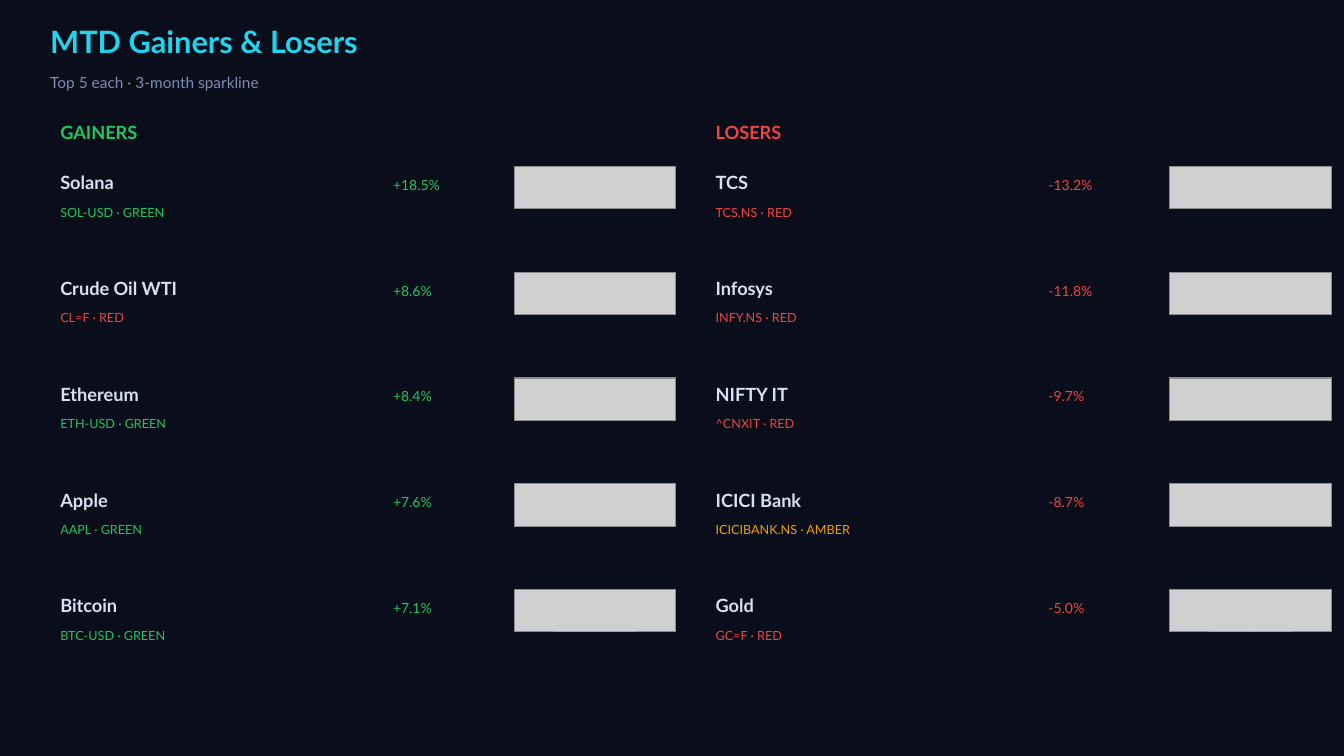
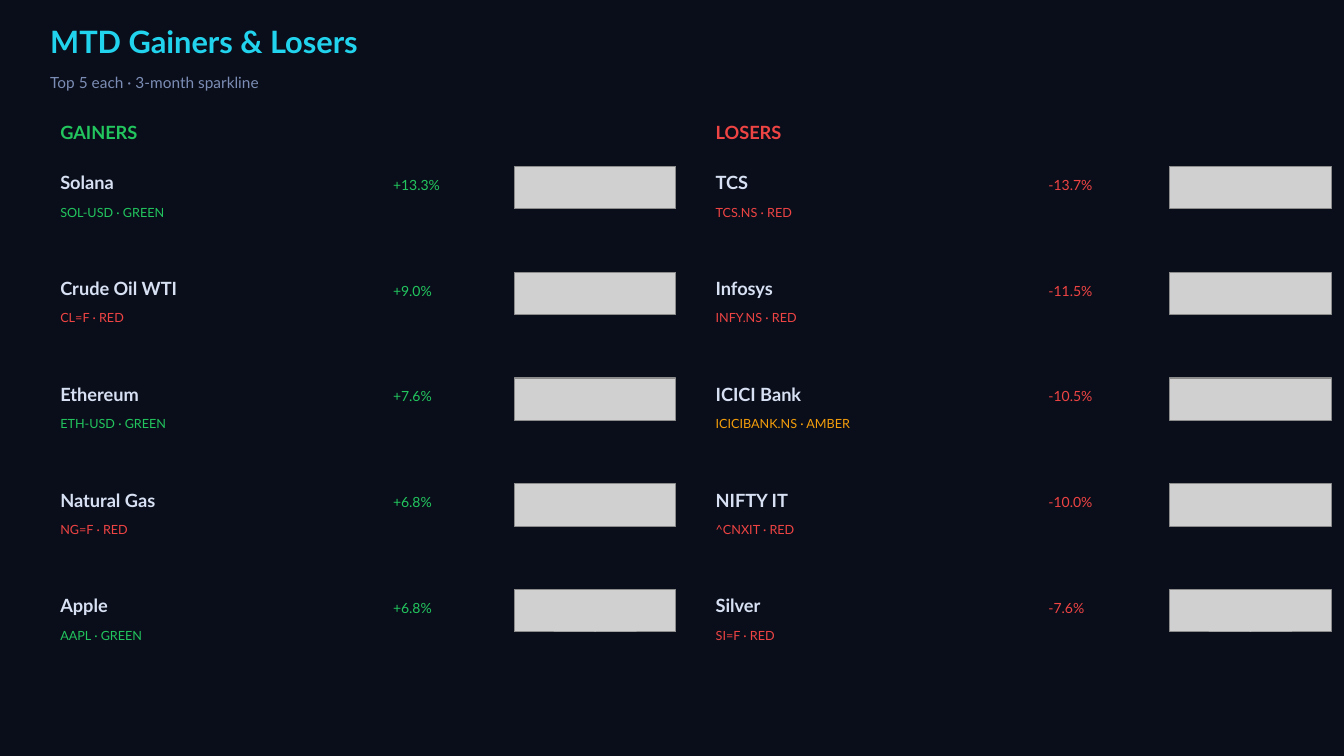
Before and after one commit to Pravkum23/pmr-terminal, a slide deck: slide 2 of docs/pmr_daily.pptx. Drawn at 1344x756 pixels with LibreOffice and Linux fonts; fonts in the diff are those of the drawing; grey boxes stand for pictures. Boxes give left, top, right and bottom in pixels: in the first picture for what was removed or moved away, otherwise in the second. Text is boxed around its words. In the diff, an @@ line names an element or a change of style, - is before the commit and + after.

```diff
--- a/docs/pmr_daily.pptx
+++ b/docs/pmr_daily.pptx
@@ text at <box>393,180,440,190</box>: text changed @@
-+18.5%
++13.3%
@@ text at <box>1048,180,1092,190</box>: text changed @@
--13.2%
+-13.7%
@@ text at <box>393,286,432,296</box>: text changed @@
-+8.6%
++9.0%
@@ text at <box>1048,286,1092,296</box>: text changed @@
--11.8%
+-11.5%
@@ text "ICICI Bank": place and size @@
-text "ICICI Bank" at <box>716,493,801,507</box>
+text "ICICI Bank" at <box>716,387,801,401</box>
@@ text at <box>393,391,432,401</box>: text changed @@
-+8.4%
++7.6%
@@ text "ICICIBANK.NS · AMBER": place and size @@
-text "ICICIBANK.NS · AMBER" at <box>716,525,850,534</box>
+text "ICICIBANK.NS · AMBER" at <box>716,419,850,428</box>
@@ text at <box>1048,391,1092,401</box>: text changed @@
--9.7%
+-10.5%
@@ text added at <box>60,493,155,507</box>, 13 pt, text #D7E1F3, bold @@
+Natural Gas
@@ text at <box>393,497,432,507</box>: text changed @@
-+7.6%
++6.8%
@@ 3 texts: place and size @@
-3 texts at <box>60,388,795,510</box>
+3 texts at <box>60,494,795,615</box>
@@ text at <box>1048,497,1092,507</box>: text changed @@
--8.7%
+-10.0%
@@ text at <box>60,525,128,534</box>: text changed; text colour #22C55E to #EF4444 @@
-AAPL · GREEN
+NG=F · RED
@@ text removed at <box>60,598,117,612</box> @@
-Bitcoin
@@ text at <box>716,598,761,612</box>: text changed @@
-Gold
+Silver
@@ text at <box>393,603,432,613</box>: text changed @@
-+7.1%
++6.8%
@@ text at <box>1048,603,1084,613</box>: text changed @@
--5.0%
+-7.6%
@@ text at <box>60,631,142,640</box>: text changed @@
-BTC-USD · GREEN
+AAPL · GREEN
@@ text at <box>716,631,775,640</box>: text changed @@
-GC=F · RED
+SI=F · RED
```
Also in this commit, not shown: 3 other slides changed, 2 other files.
